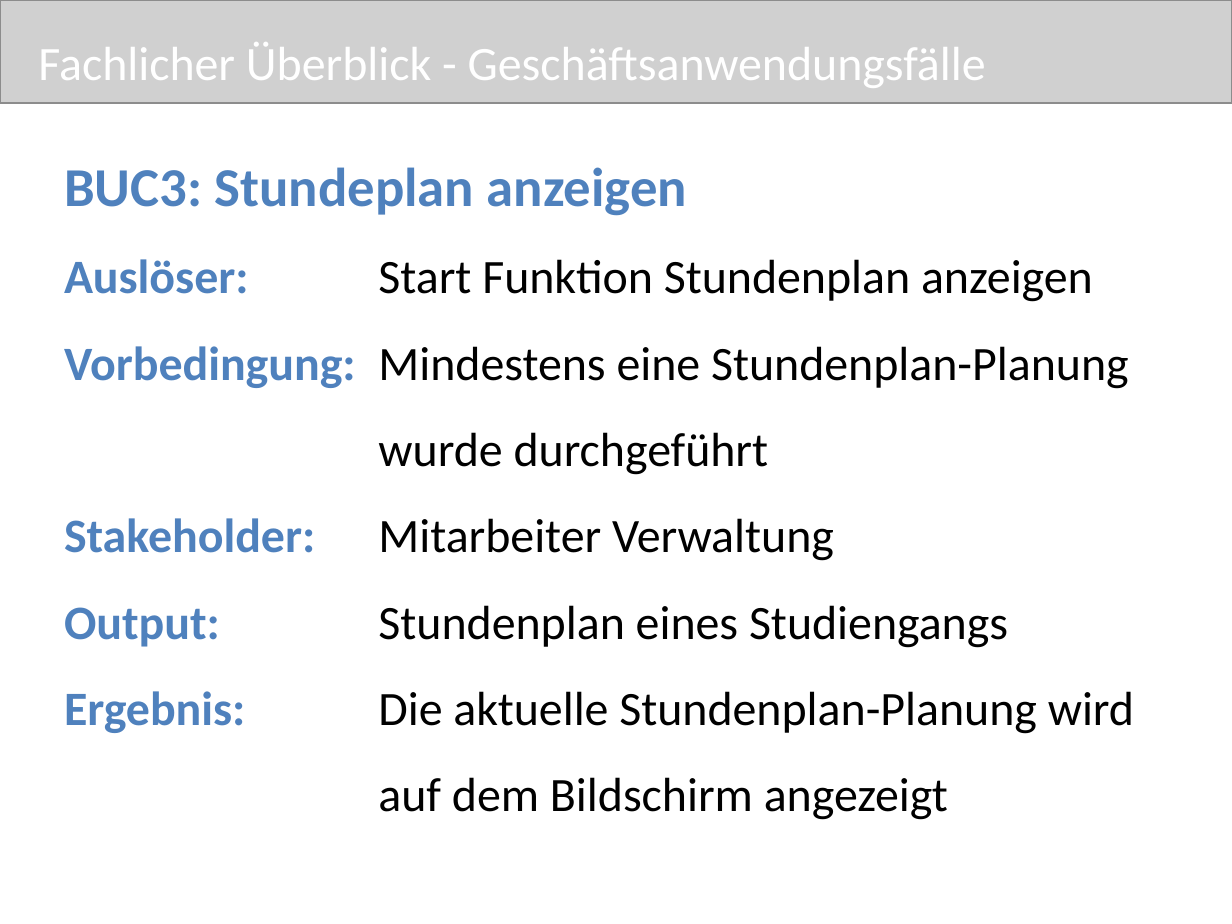
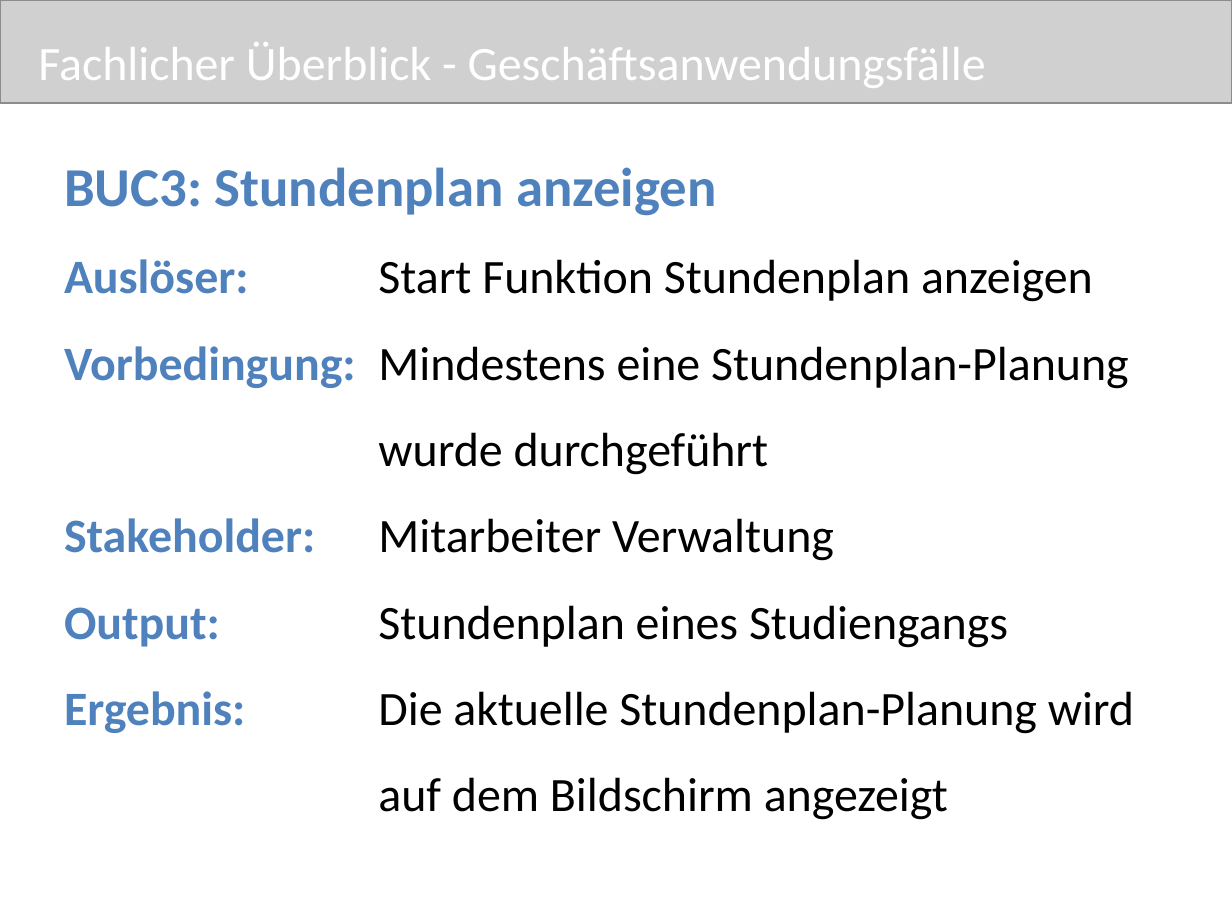
Before and after one commit to pdauwe/Softwareprojekt_BIM, a slide deck: slide 20 of Doku/Praesi1.pptx. Drawn at 1232x924 pixels with LibreOffice and Linux fonts; fonts in the diff are those of the drawing; grey boxes stand for pictures. Boxes give left, top, right and bottom in pixels: in the first picture for what was removed or moved away, otherwise in the second. Text is boxed around its words. In the diff, an @@ line names an element or a change of style, - is before the commit and + after.

```diff
--- a/Doku/Praesi1.pptx
+++ b/Doku/Praesi1.pptx
@@ text at (64, 167, 716, 216): text changed @@
-BUC3: Stundeplan anzeigen
+BUC3: Stundenplan anzeigen
```
Also in this commit, not shown: 1 other slide changed, 1 other file.
